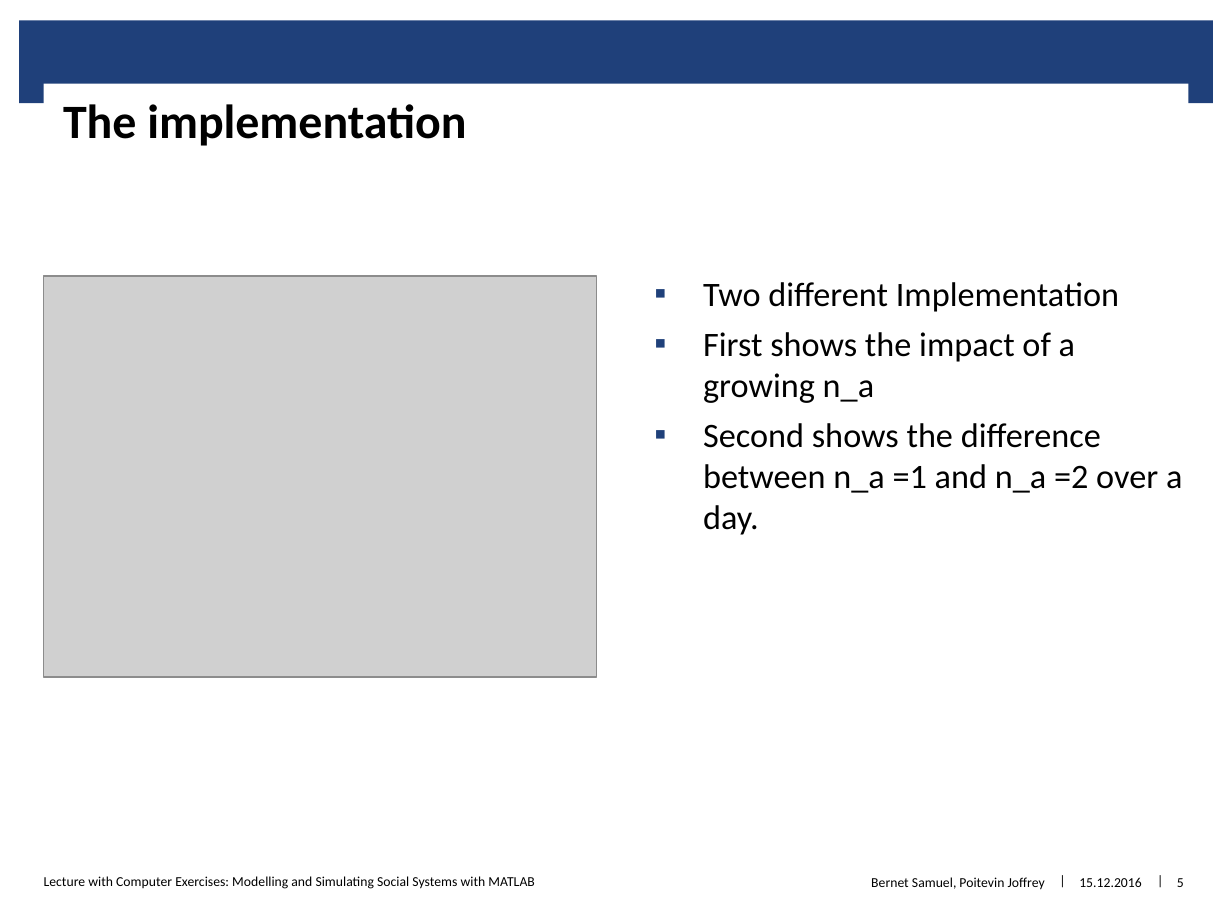
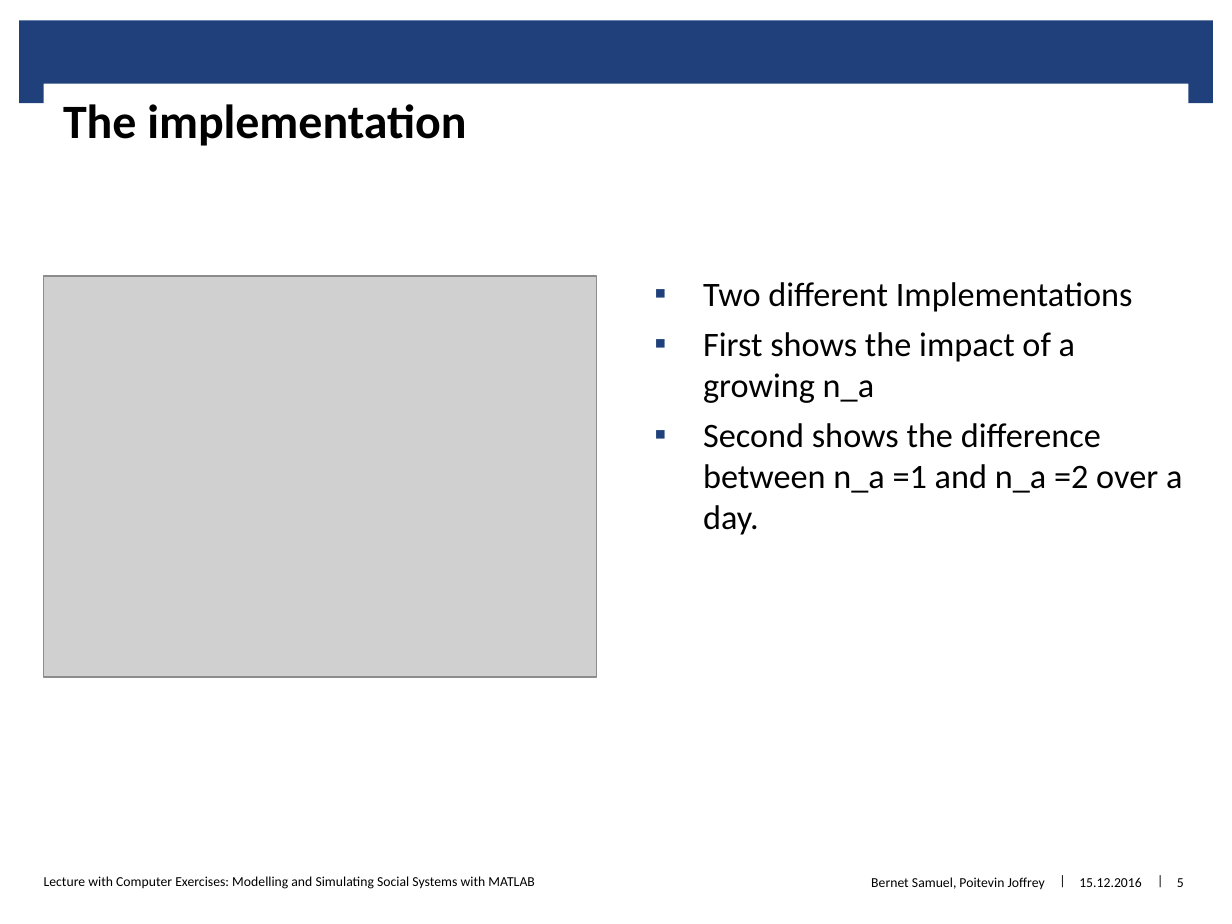
Before and after one commit to bernetsa/crosswalks_and_roundabouts, a slide deck: slide 5 of presentation/The impact of pedestrians at roundabout.pptx. Drawn at 1232x924 pixels with LibreOffice and Linux fonts; fonts in the diff are those of the drawing; grey boxes stand for pictures; background and template pictures are left out. Boxes give left, top, right and bottom in pixels: in the first picture for what was removed or moved away, otherwise in the second. Text is boxed around its words. In the diff, an @@ line names an element or a change of style, - is before the commit and + after.

```diff
--- a/presentation/The impact of pedestrians at roundabout.pptx
+++ b/presentation/The impact of pedestrians at roundabout.pptx
@@ text at <box>703,282,1133,312</box>: text changed @@
-▪ Two different Implementation
+▪ Two different Implementations
```
Also in this commit, not shown: 4 other slides changed, 2 other files.
